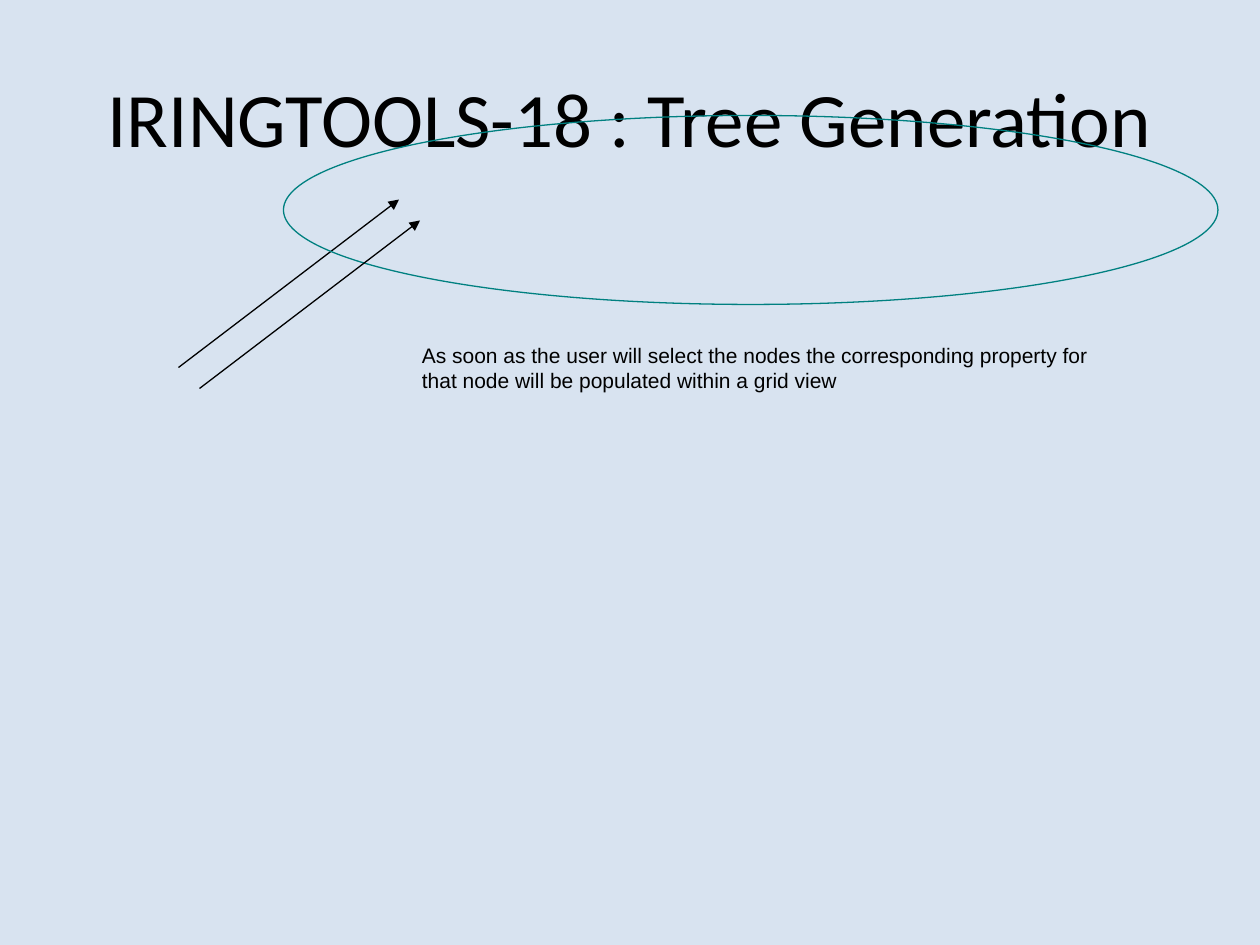
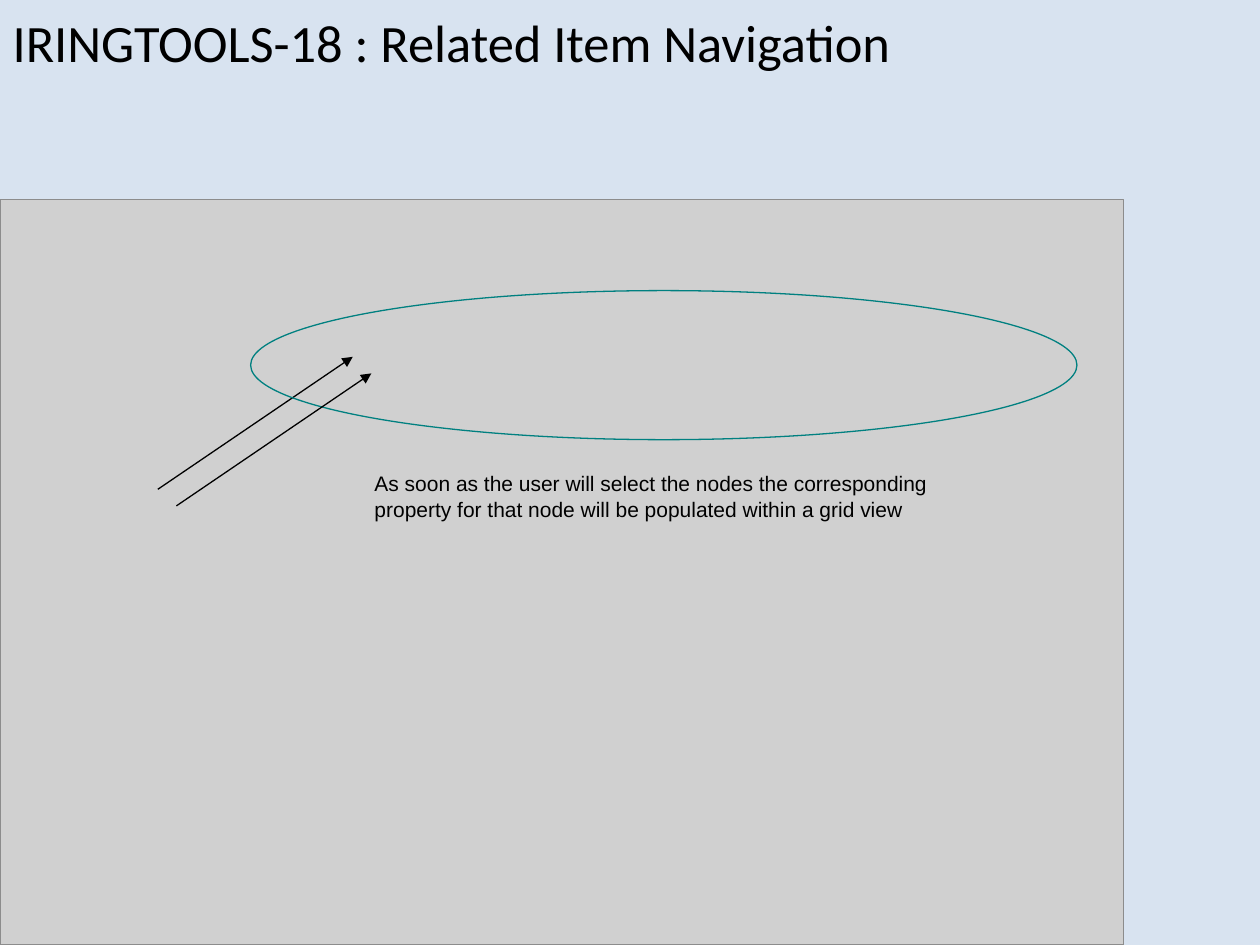
Before and after one commit to heyena/iring-tools, a slide deck: slide 8 of trunk/iRINGTools.ESBServices/documents/Sprint 2 User Stories.1.1.ppt (slide 12 before the commit). Drawn at 1260x945 pixels with LibreOffice and Linux fonts; fonts in the diff are those of the drawing; grey boxes stand for pictures; background and template pictures are left out. Boxes give left, top, right and bottom in pixels: in the first picture for what was removed or moved away, otherwise in the second. Text is boxed around its words. In the diff, an @@ line names an element or a change of style, - is before the commit and + after.

```diff
--- a/trunk/iRINGTools.ESBServices/documents/Sprint 2 User Stories.1.1.ppt
+++ b/trunk/iRINGTools.ESBServices/documents/Sprint 2 User Stories.1.1.ppt
@@ title at bbox=[13, 25, 890, 71]: text changed; size 44 to 30 pt @@
-IRINGTOOLS-18 : Tree Generation
+IRINGTOOLS-18 : Related Item Navigation
@@ picture added at bbox=[0, 199, 1124, 945] @@
@@ ellipse: place and size @@
-ellipse at bbox=[284, 116, 1218, 305]
+ellipse at bbox=[251, 291, 1077, 440]
@@ arrow moved from (199, 388) - (420, 220) to (158, 489) - (353, 357) @@
@@ arrow moved from (179, 368) - (399, 199) to (176, 505) - (372, 373) @@
@@ text "As soon as the user ..." rewrapped from bbox=[422, 347, 1087, 393] to bbox=[374, 475, 927, 521] @@
```
Also in this commit, not shown: 4 other slides changed.
